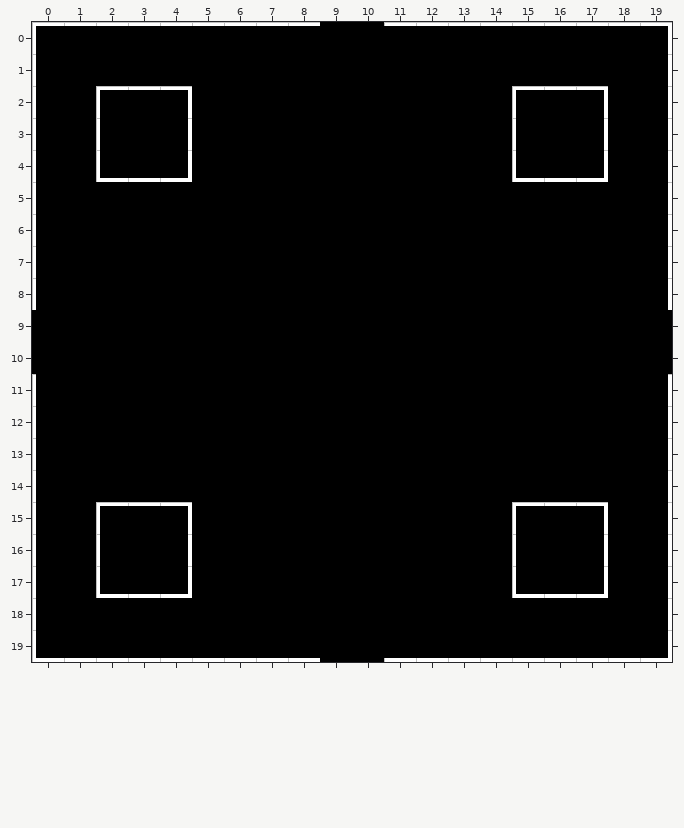
Level history. Tiled map: Resources/TMXMaps/StartingLocation.tmx. The picture above is the old version.
Cells are 32x32 px. Shown: x 0..19, y 0..19.
New version:
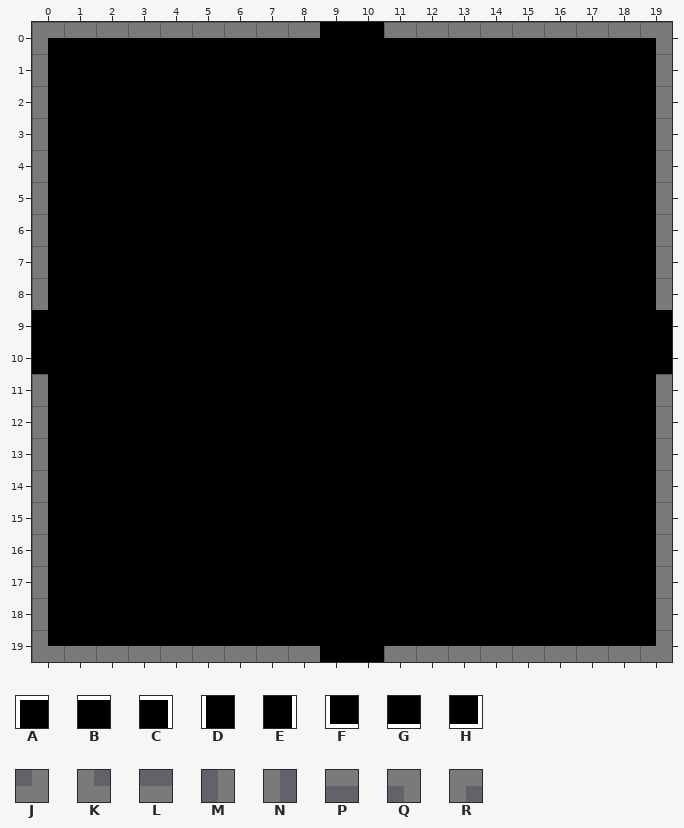
Key: from "Tiles": A 0, B 1, C 2, D 6, E 8, F 12, G 13, H 14, J 20, K 24, L 31, M 39, N 41, P 49, Q 56, R 60.
_ is an empty cell.
What changed:
Layer "Walls":
The edit turns tile H into tile J in row 19 at x 19.
The edit turns tile F into tile K in row 19 at x 0.
The edit turns tile G into tile L in row 19 at x 1 to 8 and 11 to 18.
The edit turns tile E into tile M in rows 1 to 8 at x 19; in rows 11 to 18 at x 19.
The edit turns tile D into tile N in rows 1 to 8 at x 0; in rows 11 to 18 at x 0.
The edit turns tile B into tile P in row 0 at x 1 to 8 and 11 to 18.
The edit turns tile C into tile Q in row 0 at x 19.
The edit turns tile A into tile R in row 0 at x 0.
Tile A is removed in row 2 at x 2 and 15; in row 15 at x 2 and 15.
Tile B is removed in row 2 at x 3 and 16; in row 15 at x 3 and 16.
Tile C is removed in row 2 at x 4 and 17; in row 15 at x 4 and 17.
Tile D is removed in row 3 at x 2 and 15; in row 16 at x 2 and 15.
Tile E is removed in row 3 at x 4 and 17; in row 16 at x 4 and 17.
Tile F is removed in row 4 at x 2 and 15; in row 17 at x 2 and 15.
Tile G is removed in row 4 at x 3 and 16; in row 17 at x 3 and 16.
Tile H is removed in row 4 at x 4 and 17; in row 17 at x 4 and 17.
